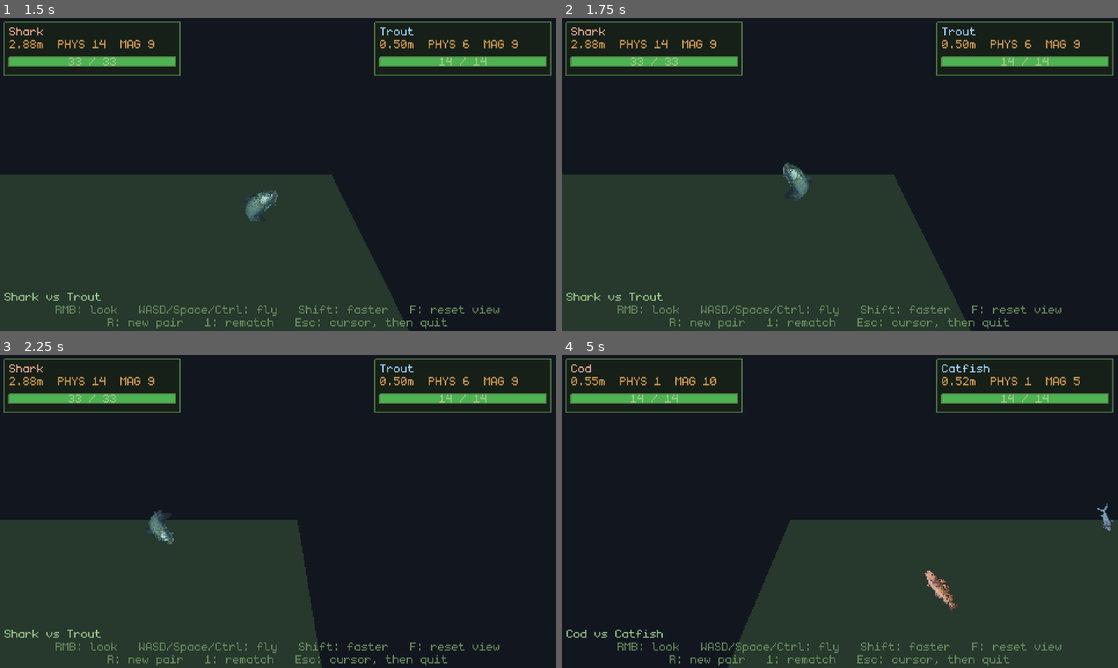
Above: before the commit, frames 1-4 (two rows, left to right).
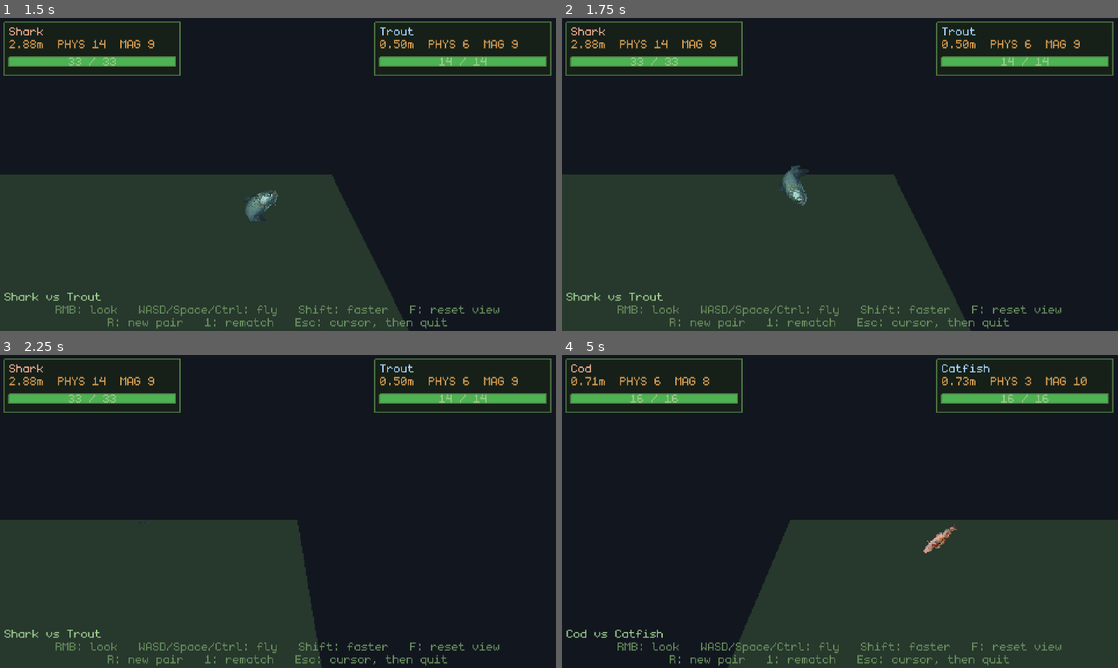
Above: after the commit, the same moments.

Repository: poissew/fishing-game
Game: Godot game, scene res://dev/TestArena.tscn
Two runs of this game, one before a commit and one after it. Both use one fixed random seed, a clock stepped at 60 frames per second and the inputs below. This scene is started directly instead of the project's main scene. The engine's default icon, where the game draws it, is replaced by a stand-in: a white triangle on a blue panel in a dark square.
Inputs (mouse positions are in pixels of both pictures, inside the frame that each line leads up to):
- Up to frame 1 (1.5 s): tap Enter (ui_accept) at 0.5, 0.77 s; move the mouse to (400, 158) at 0.52 s; hold D (right) 0.53-1.25 s; hold E (interact) 0.53-1.25 s; click (400, 158) at 0.67 s; drag from (166, 190) to (250, 237) at 1.27 s
- Up to frame 2 (1.75 s): no input
- Up to frame 3 (2.25 s): move the mouse to (333, 442) at 2.02 s; hold D (right) from 2.03 s (still down); tap Space at 2.1 s
- Up to frame 4 (5 s): release D (right) at 2.75 s; drag from (812, 574) to (673, 464) at 2.77 s; tap Enter (ui_accept) at 3.5, 3.77 s; move the mouse to (1006, 558) at 3.52 s; hold A (left) 3.53-4.25 s; hold Shift 3.53-4.25 s; drag from (673, 464) to (756, 433) at 4.27 s

Frame 1 is identical in both runs. In frame 2, 0.4% of the frame differs, in the area x 39-45%, y 46-60%; in frame 3, 0.3%; in frame 4, 0.8%, in the area x 4-100%, y 6-82%.

Commit message:
fix: fixed fish rotation on x axis

Diff:
--- a/classes/battle_fish.gd
+++ b/classes/battle_fish.gd
@@ -20,9 +20,13 @@
 ## here so that when they land they can roll their damage and feed it into the
 ## same take_damage() a touch uses - nothing else needs to change.
 ##
-## The sprite does not billboard: the body is locked to spinning on Z, so the
-## fish keeps facing +Z and tilts in the arena's viewing plane. Point the arena
-## camera down -Z (the direction a camera faces by default) and it reads right.
+## The sprite does not billboard. Yaw is locked, so the fish always faces +Z -
+## point the arena camera down -Z (the direction a camera faces by default) and
+## it reads right - but pitch and roll are free, and the sphere collider rolls
+## them: the fish tumbles the way it is thrown, like the loot on the end of a
+## reeled-in line. The sprite takes that tumble off the body every frame and
+## drops the yaw out of it, which is the one part of a free-rolling ball a flat
+## sprite cannot survive - see _face_the_tumble().
 
 const SCENE_PATH := "res://objects/BattleFish.tscn"
 const DEFAULT_ICON: Texture2D = preload("res://icon.svg")
@@ -62,7 +66,8 @@
 ## floor, and a hop that hangs in the air is a hop it cannot flop out of.
 const FLOP_UP   := 2.4
 const FLOP_SIDE := 3.2
-## Angular kick, on Z because that is the only axis left free.
+## Angular kick, always about the axis the ball would roll around going that
+## way, so a hop tumbles the fish forwards rather than spinning it on the spot.
 const FLOP_SPIN := 7.0
 
 ## Range over which chase_bias fades. Within CHASE_NEAR a fish has its opponent
@@ -309,8 +314,11 @@
 func _flop() -> void:
 	var dir := _flop_direction()
 	apply_central_impulse((Vector3.UP * FLOP_UP + dir * FLOP_SIDE) * mass)
-	# Z is the only angular axis left free, so this is the spin that shows.
-	apply_torque_impulse(Vector3.BACK * randomizer.RNG.randf_range(-FLOP_SPIN, FLOP_SPIN) * mass)
+	# UP cross dir is the axis a ball rolling that way turns about, so the fish
+	# tumbles along its hop instead of spinning against it. Only the strength is
+	# random: a fish rolling backwards out of its own throw looks wrong.
+	var roll_axis := Vector3.UP.cross(dir)
+	apply_torque_impulse(roll_axis * randomizer.RNG.randf_range(FLOP_SPIN * 0.4, FLOP_SPIN) * mass)
 	_wiggle_amount = 1.0
 
 ## A random direction along the floor, pulled towards chase_target by however
@@ -341,18 +349,18 @@
 func _roll_flop_delay() -> float:
 	return randomizer.RNG.randf_range(FLOP_INTERVAL.x, FLOP_INTERVAL.y)
 
-## The purely cosmetic half: the rock of the sprite after a flop, the red flash
-## of a hit, and facing the way the fish is travelling.
+## The purely cosmetic half: the tumble taken off the ball, the rock of a flop,
+## the red flash of a hit, and facing the way the fish is travelling.
 func _tick_look(delta: float) -> void:
 	if _dead:
+		# Still follows the ball while the body settles, just belly up.
+		_face_the_tumble()
 		return
 
 	if _wiggle_amount > 0.0:
 		_wiggle_phase += delta * WIGGLE_SPEED
 		_wiggle_amount = maxf(0.0, _wiggle_amount - delta / WIGGLE_DECAY)
-		_sprite.rotation.z = sin(_wiggle_phase) * WIGGLE_ANGLE * _wiggle_amount
-	else:
-		_sprite.rotation.z = 0.0
+	_face_the_tumble()
 
 	if _flash_left > 0.0:
 		_flash_left = maxf(0.0, _flash_left - delta)
@@ -361,6 +369,28 @@
 	# Flipped rather than turned: turning a flat sprite edge-on makes it vanish.
 	if absf(linear_velocity.x) > 0.15:
 		_sprite.flip_h = linear_velocity.x < 0.0
+
+## Points the sprite the way the ball underneath it is lying - pitch and roll
+## straight off the collider - but never its yaw.
+##
+## Yaw is locked on the body and the fish still picks some up: rolling about two
+## axes at once composes into a turn about the third, and no velocity constraint
+## stops that. Left alone a fish can settle at a right angle to the camera, and
+## a flat sprite side-on is not a thin fish, it is no fish at all. Dropping the
+## yaw out of the body's own orientation keeps the tumble and loses that.
+##
+## The wiggle of a flop, and being belly up once dead, ride on top as roll.
+func _face_the_tumble() -> void:
+	# Default Euler order is YXZ for both of these, so y really is the yaw.
+	var tumble := global_basis.get_euler()
+	var roll := tumble.z + _sprite_roll()
+	_sprite.global_basis = Basis.from_euler(Vector3(tumble.x, 0.0, roll))
+
+## Roll of the sprite within its own plane, on top of however the ball is lying.
+func _sprite_roll() -> float:
+	if _dead:
+		return PI
+	return sin(_wiggle_phase) * WIGGLE_ANGLE * _wiggle_amount
 
 # -- Contact ------------------------------------------------------------------
 
@@ -390,8 +420,9 @@
 		return
 	_dead = true
 	_hit_cooldowns.clear()
-	# It stops flopping and turns belly up, but keeps its physics so it drops
-	# and settles instead of freezing mid-air. The arena frees it when it wants.
-	_sprite.rotation.z = PI
+	# It stops flopping and turns belly up - _sprite_roll() handles the turn -
+	# but keeps its physics so it drops and settles instead of freezing in
+	# mid-air. The arena frees it when it wants.
+	_face_the_tumble()
 	_sprite.modulate = tint.darkened(0.45).lerp(Color(0.55, 0.55, 0.60, 1.0), 0.5)
 	died.emit(self)
--- a/objects/BattleFish.tscn
+++ b/objects/BattleFish.tscn
@@ -12,7 +12,6 @@
 [node name="BattleFish" type="RigidBody3D"]
 collision_layer = 4
 collision_mask = 5
-axis_lock_angular_x = true
 axis_lock_angular_y = true
 physics_material_override = SubResource("PhysicsMaterial_btlf")
 contact_monitor = true
Not shown, changed: CLAUDE.md
